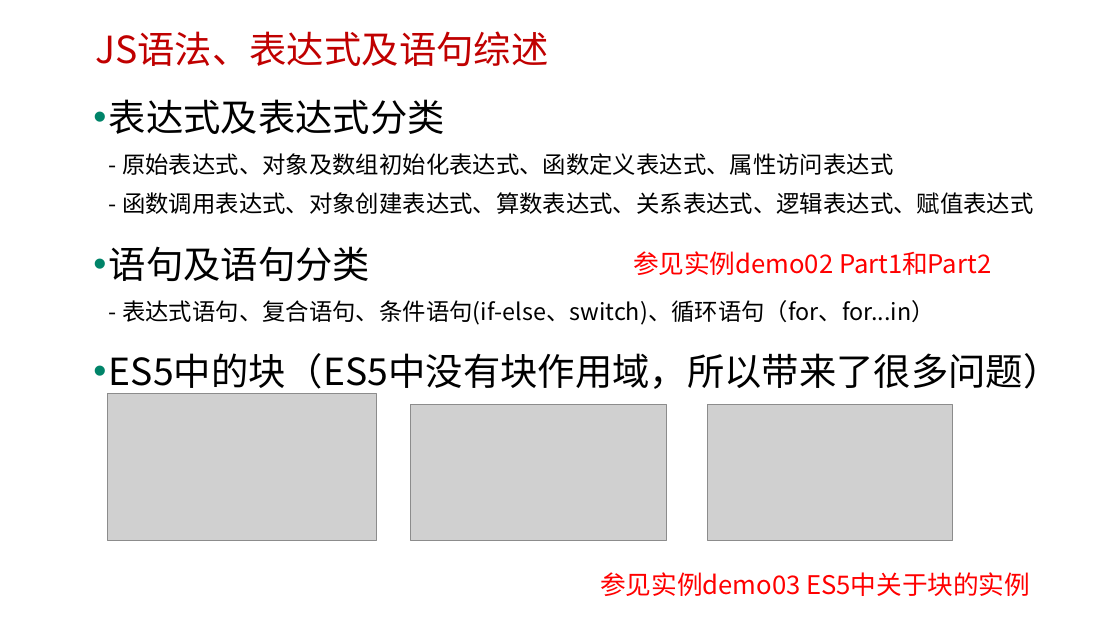
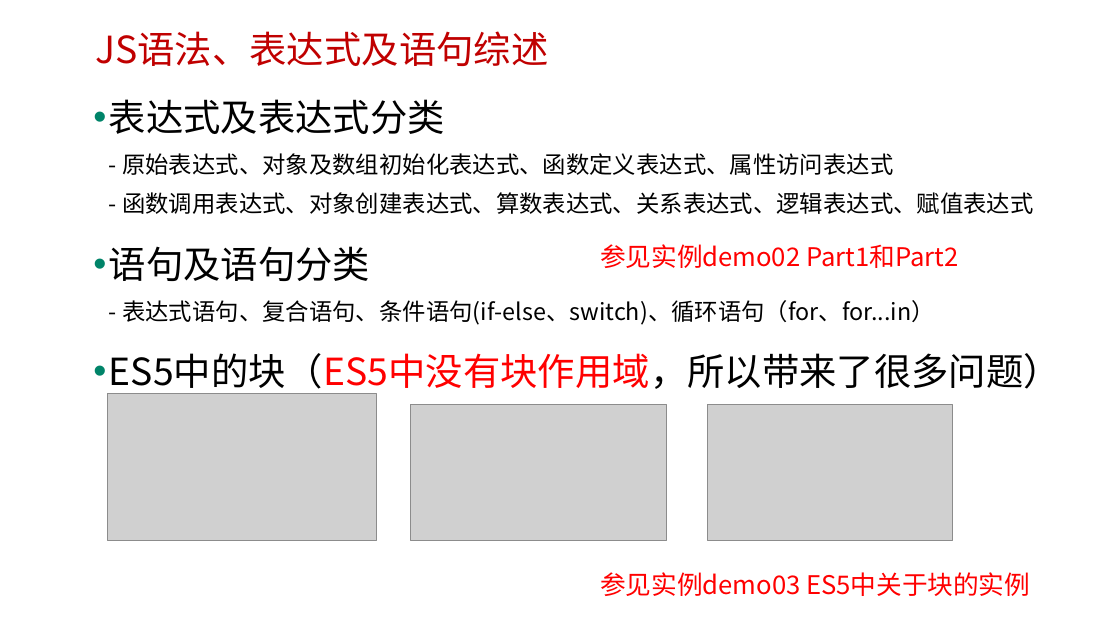
Before and after one commit to edu2act/course-javascript-advanced, a slide deck: slide 5 of 课程PPT/03.JavaScript语法、表达式及语句、运算符.pptx. Drawn at 1120x630 pixels with LibreOffice and Linux fonts; fonts in the diff are those of the drawing; grey boxes stand for pictures; background and template pictures are left out. Boxes give left, top, right and bottom in pixels: in the first picture for what was removed or moved away, otherwise in the second. Text is boxed around its words. In the diff, an @@ line names an element or a change of style, - is before the commit and + after.

```diff
--- a/课程PPT/03.JavaScript语法、表达式及语句、运算符.pptx
+++ b/课程PPT/03.JavaScript语法、表达式及语句、运算符.pptx
@@ text "参见实例demo02 Part1和Part2": place and size @@
-text "参见实例demo02 Part1和Part2" at [633, 251, 991, 275]
+text "参见实例demo02 Part1和Part2" at [600, 244, 958, 268]
@@ text at [109, 353, 1061, 395]: text colour #000000 to #FF0000 in "ES5中的块（ES5中没有块作用域，所以带来了很多问题）" @@
```
Also in this commit, not shown: 7 other slides changed, 5 other files.
